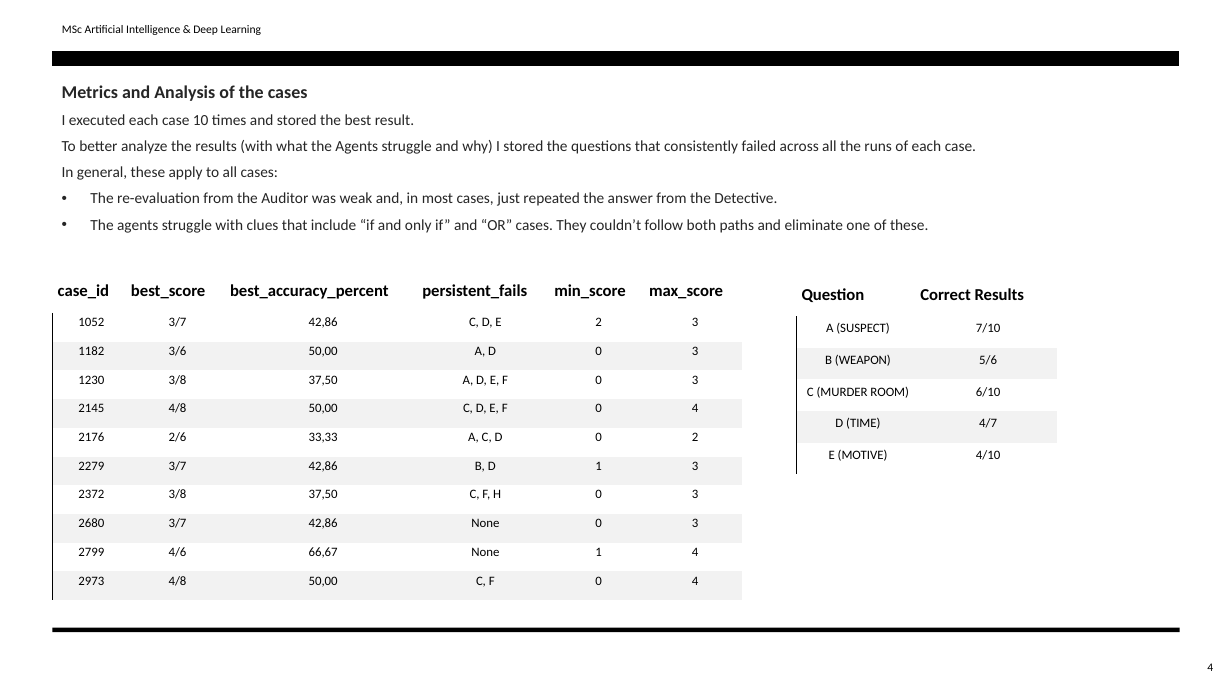
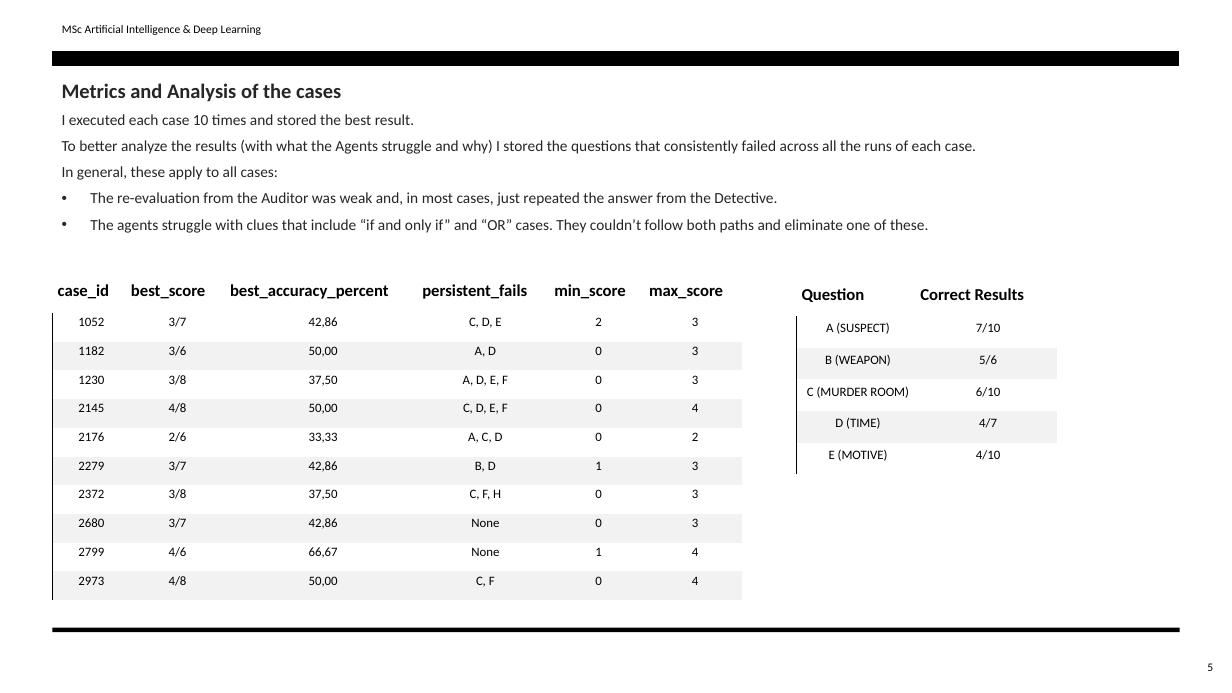
Before and after one commit to tcharos/Agentic-AI-Detective-Agency-using-Waldiez, a slide deck: slide 5 of Waldiez_finalPresentation.pptx (slide 4 before the commit). Drawn at 1232x693 pixels with LibreOffice and Linux fonts; fonts in the diff are those of the drawing. Boxes give left, top, right and bottom in pixels: in the first picture for what was removed or moved away, otherwise in the second. Text is boxed around its words. In the diff, an @@ line names an element or a change of style, - is before the commit and + after.

```diff
--- a/Waldiez_finalPresentation.pptx
+++ b/Waldiez_finalPresentation.pptx
@@ text at (x1=62, y1=83, x2=341, y2=102): size 14 to 16 pt in "Metrics and Analysis of the cases" @@
@@ page number at (x1=1207, y1=663, x2=1213, y2=671): text changed @@
-4
+5
```
Also in this commit, not shown: 3 other slides changed, 1 slide added, 1 other file.
